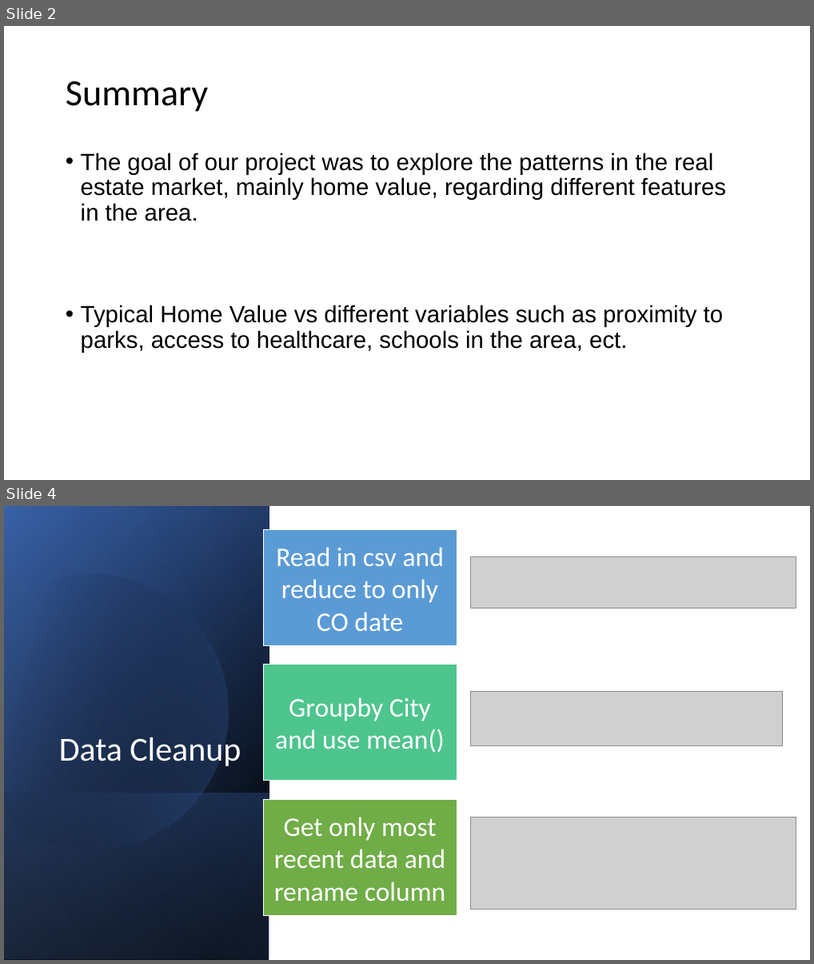
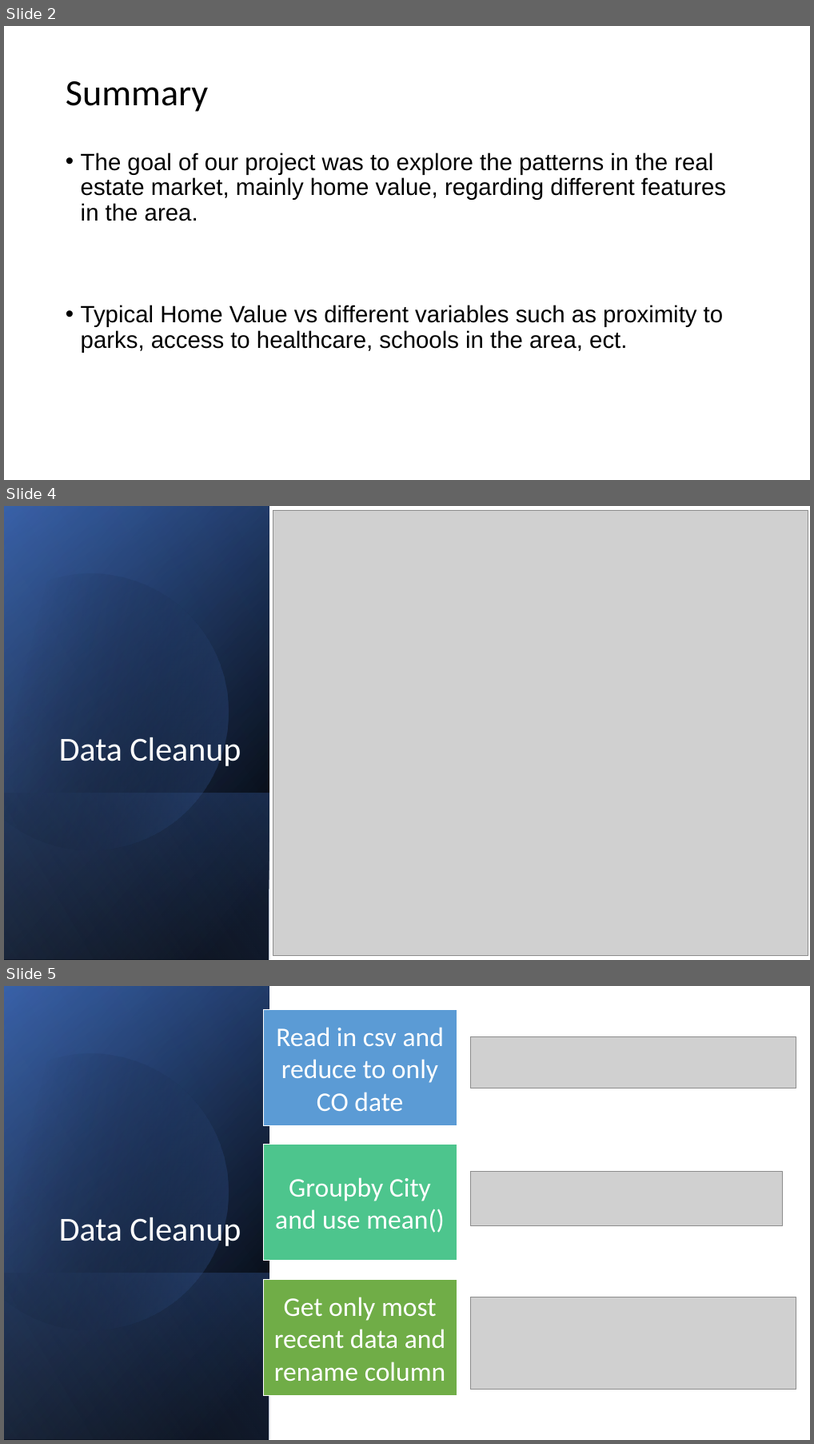
Before and after one commit to StanJohn04/Colorado_Real_Estate, a slide deck: Slide_Deck.pptx. Shown one above the other, each under a label of ours: slides 2 and 4 before the commit, slides 2, 4 and 5 after it; the slides between them are not shown. The pictures are 814x964 and 814x1444 pixels, drawn with LibreOffice and Linux fonts; fonts in the diff are those of the drawing; grey boxes stand for pictures. Boxes give left, top, right and bottom in pixels: in the first picture for what was removed or moved away, otherwise in the second. Text is boxed around its words. In the diff, an @@ line names an element or a change of style, - is before the commit and + after.

```diff
--- a/Slide_Deck.pptx
+++ b/Slide_Deck.pptx
@@ slide 4 added at <box>4,506,810,960</box>, background #FFFFFF @@
@@ rectangle added at <box>4,506,270,960</box>, fill gradient #000000 to #2F5597 @@
@@ rectangle added at <box>4,506,270,960</box>, fill gradient #000000 to #4472C4 @@
@@ rectangle added at <box>4,506,271,959</box>, fill gradient #000000 to #8FAADC @@
@@ picture added at <box>274,510,809,955</box> @@
@@ freeform shape added at <box>4,540,262,877</box>, fill gradient #000000 to #4472C4 @@
@@ title added at <box>59,737,241,766</box>, 40 pt, text #FFFFFF @@
+Data Cleanup
@@ rectangle added at <box>4,792,269,960</box>, fill gradient #4472C4 to #000000 @@
@@ what was slide 4 is now slide 5 @@
```
Also in this commit, not shown: 3 slides changed, 3 other slides added, 2 slides removed, 1 other file.
